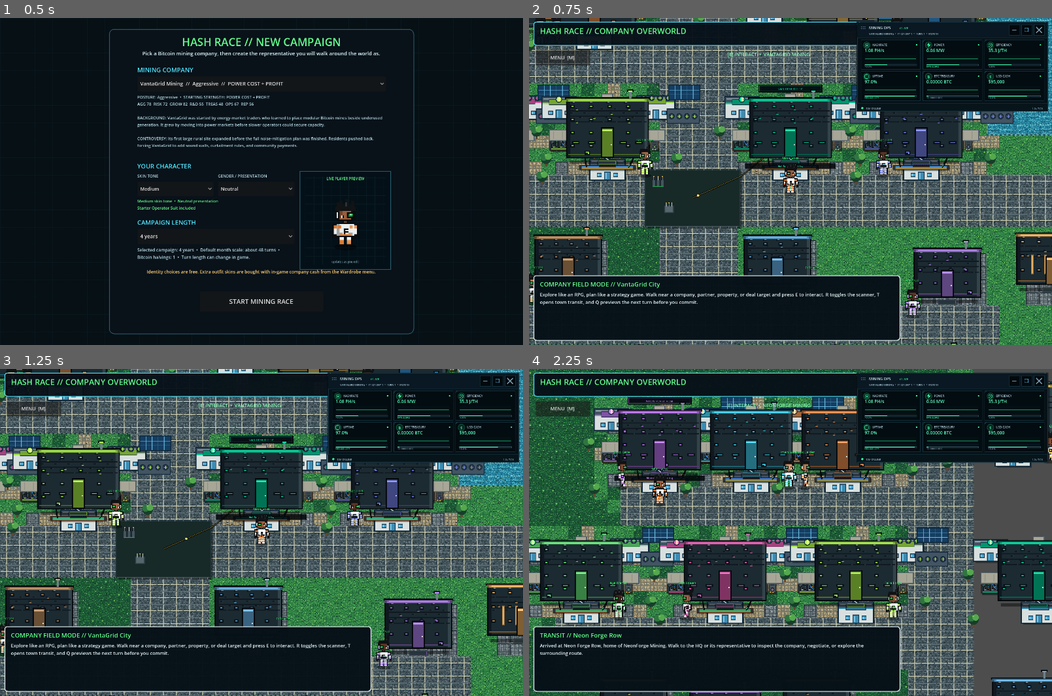
Above: before the commit, frames 1-4 (two rows, left to right).
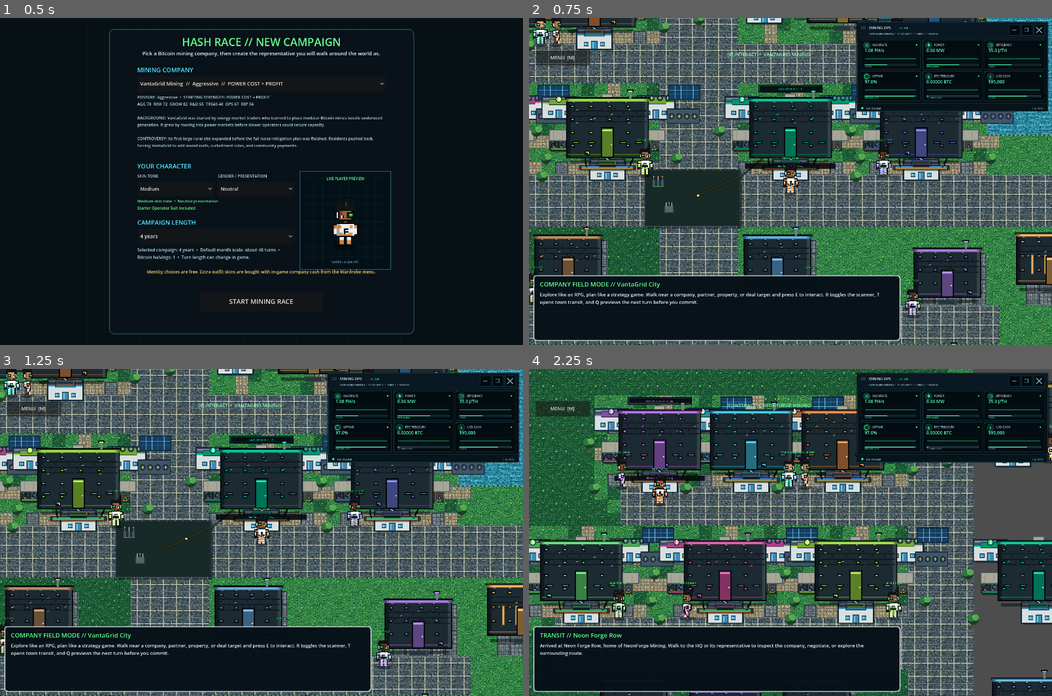
Above: after the commit, the same moments.

Repository: 1freetech/HashRace
Game: Godot game, scene res://scenes/campaign_setup.tscn
Two runs of this game, one before a commit and one after it. Both use one fixed random seed, a clock stepped at 60 frames per second and the inputs below.
Inputs:
- Up to frame 1 (0.5 s): no input
- Up to frame 2 (0.75 s): click "START MINING RACE" at 0.5 s
- Up to frame 3 (1.25 s): no input
- Up to frame 4 (2.25 s): click "MENU [M]" at 1.25 s; click "NEXT MINING TOWN [T]" at 2 s

Frame 1 is identical in both runs. In frame 2, 4.5% of the frame differs, in the area x 0-63%, y 1-9%; in frame 3, 4.5%; in frame 4, 4.6%.

Commit message:
Remove legacy overworld header panel

Diff:
--- a/Godot/scripts/world_ui_compact.gd
+++ b/Godot/scripts/world_ui_compact.gd
@@ -19,6 +19,7 @@
 var scanner_menu_button: Button
 var company_panel: Panel
 var market_panel: Panel
+var overworld_header_panel: Panel
 var compact_prompt_accum: float = 0.0
 var compact_status_accum: float = 0.0
 
@@ -68,7 +69,9 @@
         for control in layer.get_children():
             if control is Panel:
                 var panel := control as Panel
-                if panel.position.x > 1000.0 and panel.position.y < 120.0:
+                if panel.position.y < 80.0 and panel.size.x > 1000.0:
+                    overworld_header_panel = panel
+                elif panel.position.x > 1000.0 and panel.position.y < 120.0:
                     company_panel = panel
                 elif panel.position.x < 100.0 and panel.position.y > 600.0 and panel.position.y < 705.0:
                     market_panel = panel
@@ -78,6 +81,8 @@
         var layer := get_node_or_null(layer_name) as CanvasLayer
         if layer != null:
             layer.visible = false
+    if is_instance_valid(overworld_header_panel):
+        overworld_header_panel.visible = false
     if is_instance_valid(company_panel):
         company_panel.visible = false
     if is_instance_valid(market_panel):
